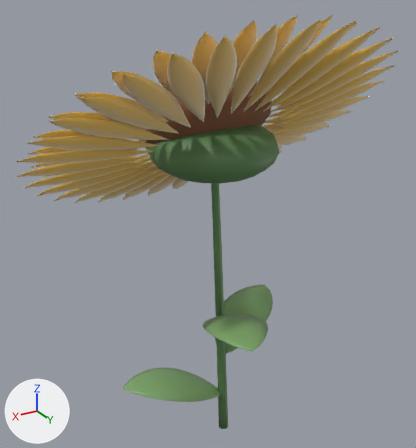
The glTF model www/models/flowers/sunflower-rare-v2.glb: old version first, new version second.
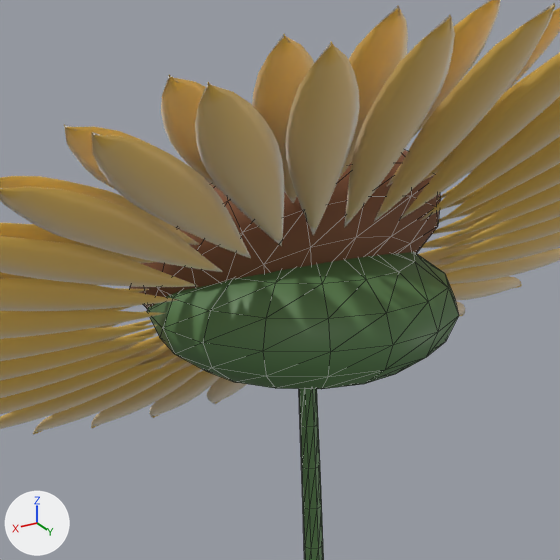
There are two pictures of each version: one whole from a 50 mm lens placed at (1.328, 2.052, 2.237), pointed at (0.054, -0.071, 1.175), one close up on the part from 20% to 78% of the width and 4% to 57% of the height. The lights are fixed; the arrows at lower left show +X, +Y and +Z. The first two pictures are the older version. The close-ups show mesh edges as thin lines. Vertices at exactly the same position are counted once.

The scene before the commit, as lines of its bpy script (objects in view):
```python
me_sunflower_rare_v2_center = bpy.data.meshes.new('sunflower-rare-v2-center')
me_sunflower_rare_v2_center.from_pydata(...)  # 144 vertices, 256 faces; spans x -0.228..0.371, y -0.308..0.194, z 1.456..1.872
me_sunflower_rare_v2_center.materials.append(mat_sunflower_center_002)
me_sunflower_rare_v2_petal = bpy.data.meshes.new('sunflower-rare-v2-petal')
me_sunflower_rare_v2_petal.from_pydata(...)  # 11284 vertices, 22320 faces; spans x -0.74..0.89, y -0.68..0.63, z 1.13..2.13
me_sunflower_rare_v2_petal.materials.append(mat_sunflower_petal_002)
me_sunflower_rare_v2_stem = bpy.data.meshes.new('sunflower-rare-v2-stem')
me_sunflower_rare_v2_stem.from_pydata(...)  # 314 vertices, 576 faces; spans x -0.21..0.36, y -0.28..0.29, z 0.0..1.69
me_sunflower_rare_v2_stem.materials.append(mat_sunflower_stem_002)
ob_sunflower_rare_v2_center = bpy.data.objects.new('sunflower-rare-v2-center', me_sunflower_rare_v2_center)
ob_sunflower_rare_v2_center.location = (0.0, 0.0, 0.0)
ob_sunflower_rare_v2_petal = bpy.data.objects.new('sunflower-rare-v2-petal', me_sunflower_rare_v2_petal)
ob_sunflower_rare_v2_petal.location = (0.0, 0.0, 0.0)
ob_sunflower_rare_v2_stem = bpy.data.objects.new('sunflower-rare-v2-stem', me_sunflower_rare_v2_stem)
ob_sunflower_rare_v2_stem.location = (0.0, 0.0, 0.0)
```
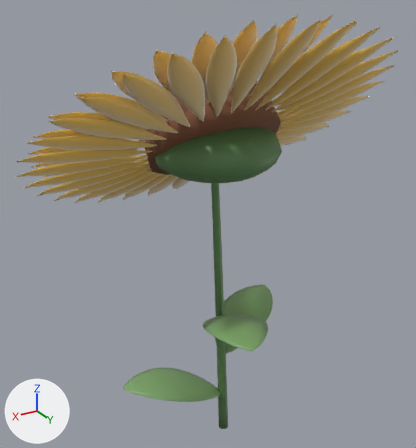
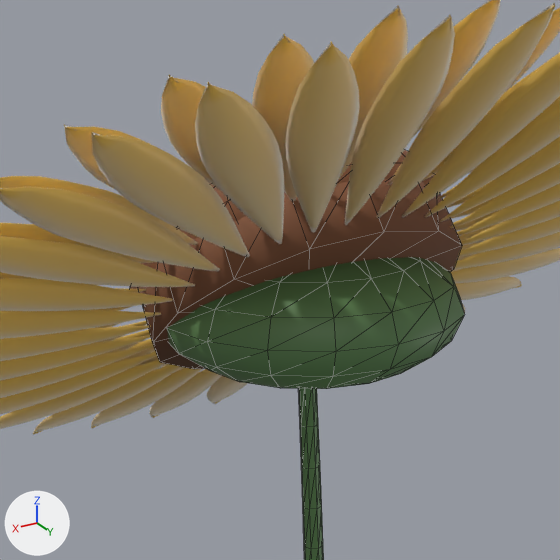
Location of each change, (x1, y1, x2, y2) in pixels of the close-ups (560 x 560 px; the box of a moved part takes in the faces that stretch with it):
```json
{"object": "sunflower-rare-v2-stem", "change": "reshaped", "before": [147, 252, 459, 560], "after": [167, 257, 464, 560]}
{"object": "sunflower-rare-v2-center", "change": "reshaped", "before": [130, 150, 441, 309], "after": [130, 150, 462, 369]}
{"part": 1, "of": "me_sunflower_rare_v2_stem", "change": "moved or reshaped", "before": [163, 252, 415, 382], "after": [167, 258, 444, 389]}
{"part": 2, "of": "me_sunflower_rare_v2_stem", "change": "recoloured", "before": [147, 252, 459, 389], "after": [167, 257, 464, 356]}
{"part": 3, "of": "me_sunflower_rare_v2_center", "change": "added", "after": [138, 179, 462, 369]}
```

The change, as JSON lines over the scene's bpy script:
```json
{"block": "me_sunflower_rare_v2_stem", "where": "# used by ob_sunflower_rare_v2_stem; location = (0.0, 0.0, 0.0)"}
{"op": "remove", "block": "me_sunflower_rare_v2_stem", "code": "me_sunflower_rare_v2_stem.from_pydata(...)  # 314 vertices, 576 faces; spans x -0.21..0.36, y -0.28..0.29, z 0.0..1.69"}
{"op": "add", "block": "me_sunflower_rare_v2_stem", "code": "me_sunflower_rare_v2_stem.from_pydata(...)  # 350 vertices, 630 faces; spans x -0.21..0.36, y -0.27..0.3, z 0.0..1.7"}
{"block": "me_sunflower_rare_v2_stem", "change": "me_sunflower_rare_v2_stem part 1"}
{"block": "me_sunflower_rare_v2_stem", "change": "42 vertices are removed from x -0.04..0.27, y -0.24..0.11, z 1.43..1.69"}
{"block": "me_sunflower_rare_v2_stem", "change": "102 faces are deleted"}
{"block": "me_sunflower_rare_v2_stem", "change": "102 vertices move from x -0.21..0.36, y -0.28..0.29, z 1.43..1.65 to x -0.21..0.36, y -0.27..0.3, z 1.47..1.7"}
{"block": "me_sunflower_rare_v2_stem", "change": "42 vertices are added at x -0.04..0.27, y -0.09..0.28, z 1.44..1.7"}
{"block": "me_sunflower_rare_v2_stem", "change": "102 new faces join them"}
{"block": "me_sunflower_rare_v2_stem", "change": "me_sunflower_rare_v2_stem part 2: 154 kept faces spanning x -0.21..0.36, y -0.27..0.3, z 1.47..1.7 get new vertex colours; the middle colour goes from green #5d8452 to green #577d4d"}
{"block": "me_sunflower_rare_v2_stem", "change": "other edits to the shape of me_sunflower_rare_v2_stem do not show in these pictures"}
{"block": "me_sunflower_rare_v2_center", "where": "# used by ob_sunflower_rare_v2_center; location = (0.0, 0.0, 0.0)"}
{"op": "remove", "block": "me_sunflower_rare_v2_center", "code": "me_sunflower_rare_v2_center.from_pydata(...)  # 144 vertices, 256 faces; spans x -0.228..0.371, y -0.308..0.194, z 1.456..1.872"}
{"op": "add", "block": "me_sunflower_rare_v2_center", "code": "me_sunflower_rare_v2_center.from_pydata(...)  # 200 vertices, 340 faces; spans x -0.228..0.371, y -0.308..0.252, z 1.387..1.872"}
{"block": "me_sunflower_rare_v2_center", "change": "me_sunflower_rare_v2_center part 3: a new loose piece of 56 vertices spanning x -0.217..0.36, y -0.288..0.252, z 1.387..1.839, in mat_sunflower_center_002"}
```
